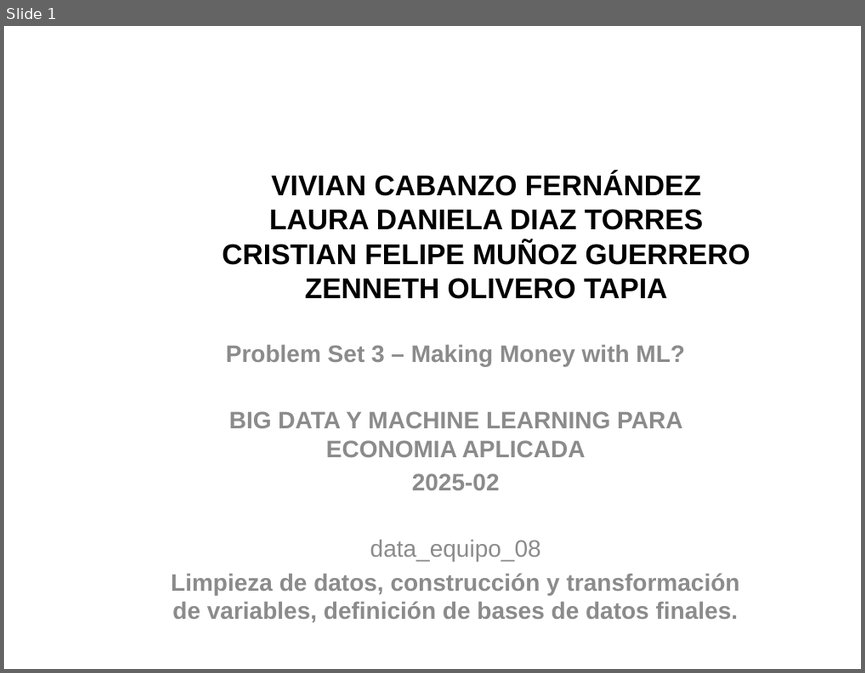
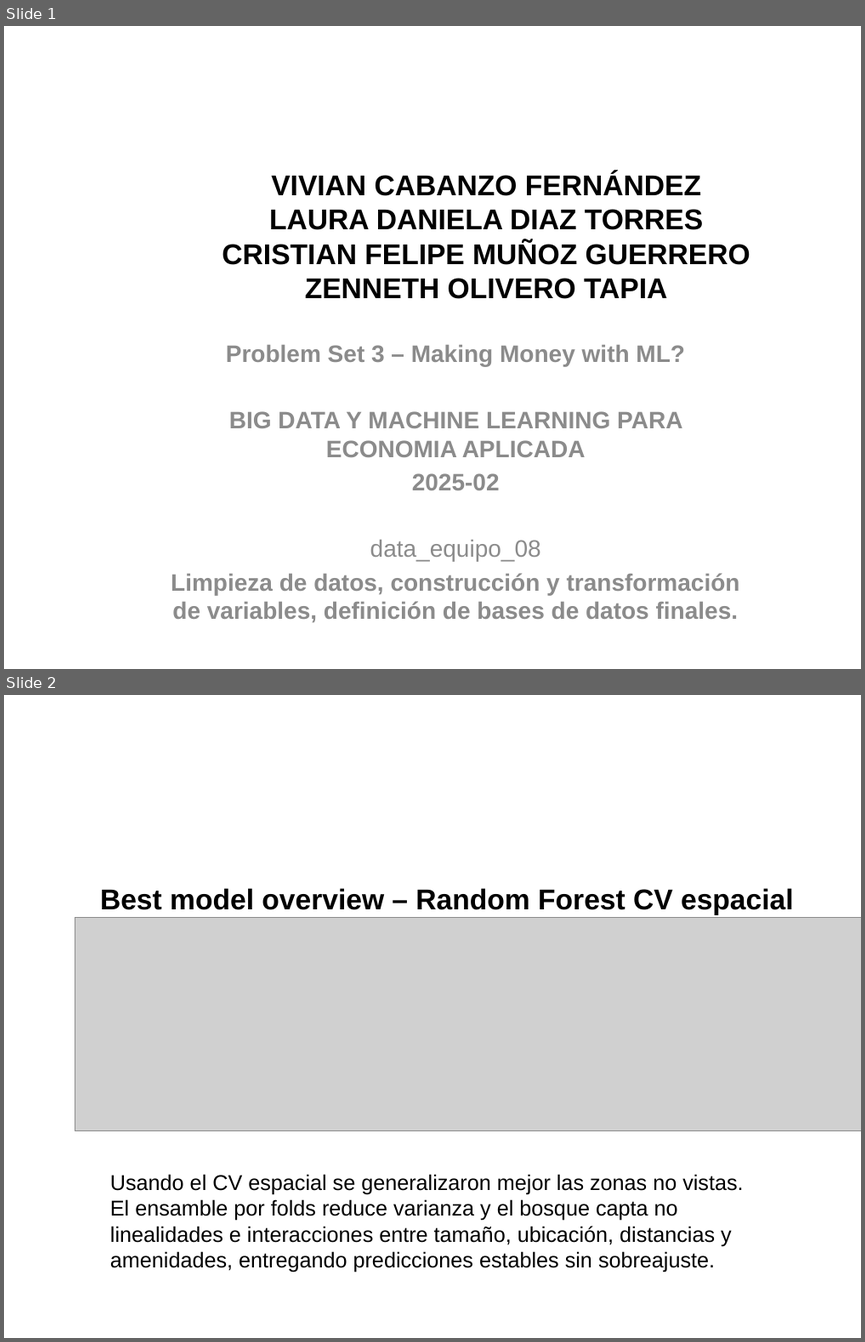
Before and after one commit to zoliverot/Taller3_Making-Money-with-ML, a slide deck: reports/slides/data_equipo_08.pptx. Shown one above the other, each under a label of ours: slide 1 before the commit, slides 1 and 2 after it. The pictures are 865x673 and 865x1342 pixels, drawn with LibreOffice and Linux fonts; fonts in the diff are those of the drawing; grey boxes stand for pictures; background and template pictures are left out. Boxes give left, top, right and bottom in pixels: in the first picture for what was removed or moved away, otherwise in the second. Text is boxed around its words. In the diff, an @@ line names an element or a change of style, - is before the commit and + after.

Commit message:
actualizacion slides best model

```diff
--- a/reports/slides/data_equipo_08.pptx
+++ b/reports/slides/data_equipo_08.pptx
@@ slide 2 added at bbox=[4, 695, 861, 1338], background picture (left out) @@
@@ title added at bbox=[100, 888, 794, 915], 24 pt, text #000000, bold @@
+Best model overview – Random Forest CV espacial
@@ picture added at bbox=[75, 917, 861, 1131] @@
@@ text added at bbox=[110, 1174, 743, 1272], 18 pt, text #000000 @@
+Usando el CV espacial se generalizaron mejor las zonas no vistas. El ensamble por folds reduce varianza y el bosque capta no linealidades e interacciones entre tamaño, ubicación, distancias y amenidades, entregando predicciones estables sin sobreajuste.
```
Also in this commit, not shown: 6 slides removed, 2 other files.
